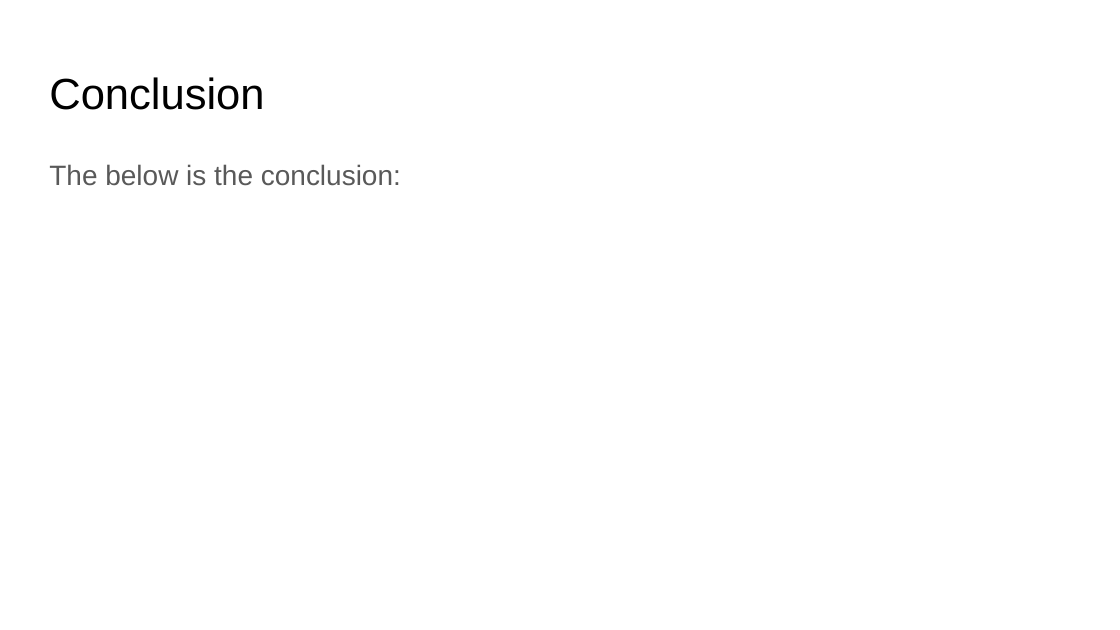
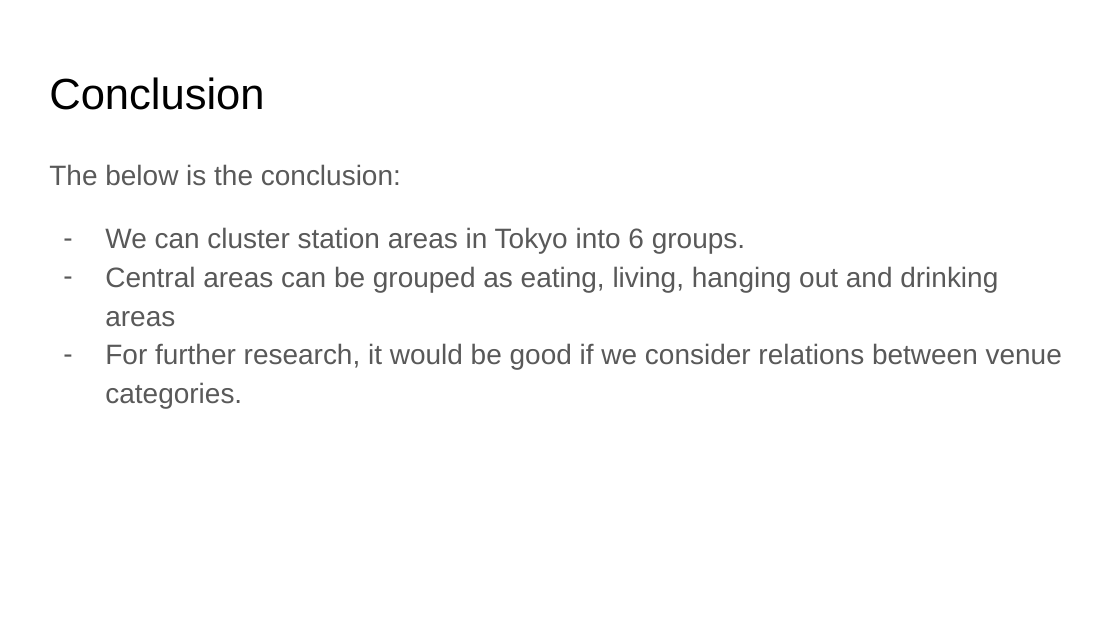
Before and after one commit to Akira1125/Coursera_Applied_Data_Science_1, a slide deck: slide 10 of week4&5/Applied Data Science Final Report.pptx (slide 9 before the commit). Drawn at 1120x630 pixels with LibreOffice and Linux fonts; fonts in the diff are those of the drawing. Boxes give left, top, right and bottom in pixels: in the first picture for what was removed or moved away, otherwise in the second. Text is boxed around its words. In the diff, an @@ line names an element or a change of style, - is before the commit and + after.

```diff
--- a/week4&5/Applied Data Science Final Report.pptx
+++ b/week4&5/Applied Data Science Final Report.pptx
@@ text at <box>105,227,1062,408</box>: paragraphs added @@
+– We can cluster station areas in Tokyo into 6 groups.
+– Central areas can be grouped as eating, living, hanging out and drinking areas
+– For further research, it would be good if we consider relations between venue categories.
```
Also in this commit, not shown: 1 other slide changed, 1 slide added, 1 other file.
